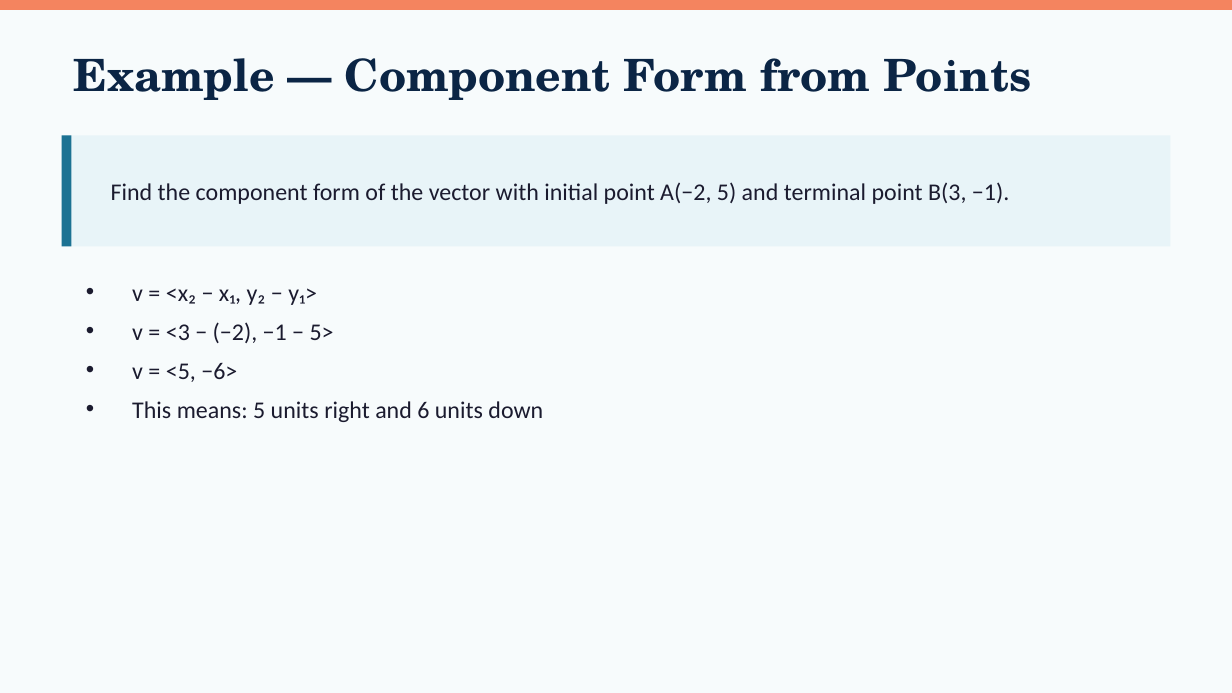
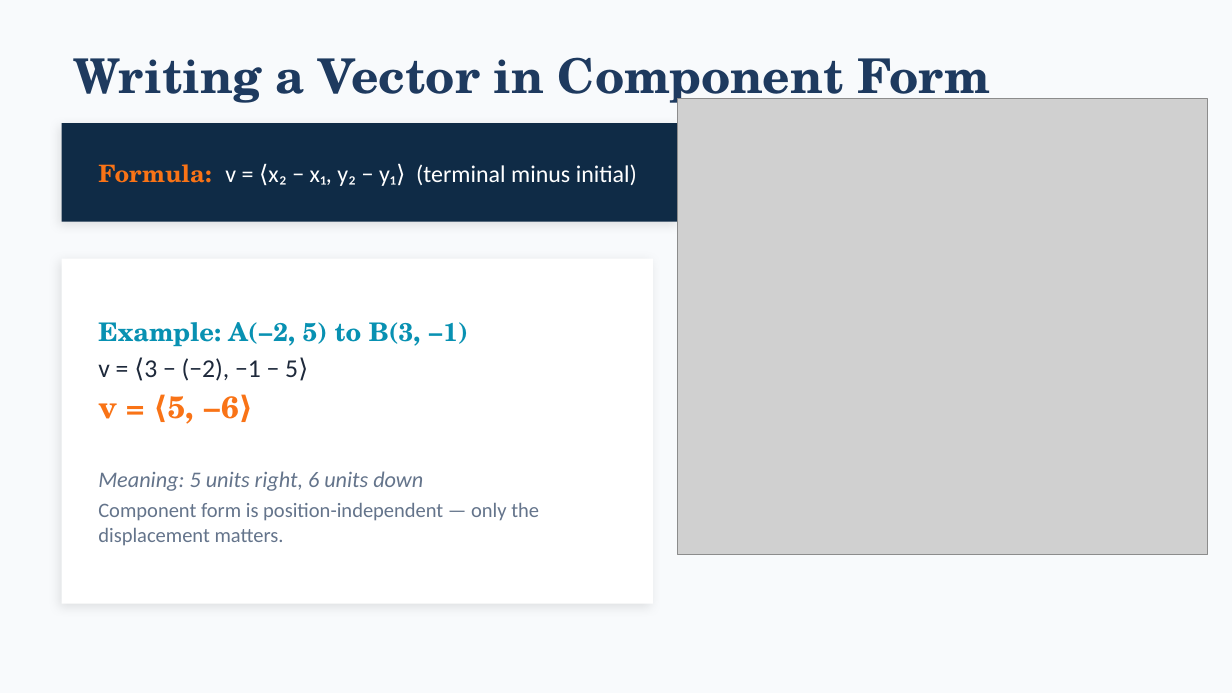
Before and after one commit to andrewhvolk/andrewhvolk.github.io, a slide deck: slide 5 of slides/Math130Unit3D.pptx (slide 6 before the commit). Drawn at 1232x693 pixels with LibreOffice and Linux fonts; fonts in the diff are those of the drawing; grey boxes stand for pictures. Boxes give left, top, right and bottom in pixels: in the first picture for what was removed or moved away, otherwise in the second. Text is boxed around its words. In the diff, an @@ line names an element or a change of style, - is before the commit and + after.

```diff
--- a/slides/Math130Unit3D.pptx
+++ b/slides/Math130Unit3D.pptx
@@ background #F7FBFC to #F8FAFC @@
@@ rectangle removed at bbox=[0, 0, 1232, 10] @@
@@ text at bbox=[74, 57, 991, 109]: text changed; size 26 to 28 pt; text colour #0B2545 to #1E3A5F @@
-Example — Component Form from Points
+Writing a Vector in Component Form
@@ picture added at bbox=[678, 99, 1207, 554] @@
@@ rectangle removed at bbox=[62, 136, 1170, 246] @@
@@ rectangle removed at bbox=[62, 136, 71, 246] @@
@@ rectangle added at bbox=[62, 123, 678, 222], fill #0F2B46 @@
@@ text added at bbox=[98, 164, 637, 186], 14 pt, text #FFFFFF @@
+Formula: v = ⟨x₂ − x₁, y₂ − y₁⟩ (terminal minus initial)
@@ text removed at bbox=[111, 182, 1009, 204] @@
-Find the component form of the vector with initial point A(−2, 5) and terminal point B(3, −1).
@@ rectangle added at bbox=[62, 259, 653, 604], fill #FFFFFF @@
@@ text "Example: A(−2, 5) to B(3, ..." at bbox=[98, 322, 539, 546]: vertical alignment top to middle @@
@@ text at bbox=[98, 322, 539, 546]: text changed; size 14 to 12 pt; text colour #1B1B2F to #64748B @@
-• v = <x₂ − x₁, y₂ − y₁>
-• v = <3 − (−2), −1 − 5>
-• v = <5, −6>
-• This means: 5 units right and 6 units down
+Example: A(−2, 5) to B(3, −1)
+v = ⟨3 − (−2), −1 − 5⟩
+v = ⟨5, −6⟩
+Meaning: 5 units right, 6 units down
+Component form is position-independent — only the displacement matters.
```
Also in this commit, not shown: 4 other slides changed, 8 slides added, 19 slides removed.
